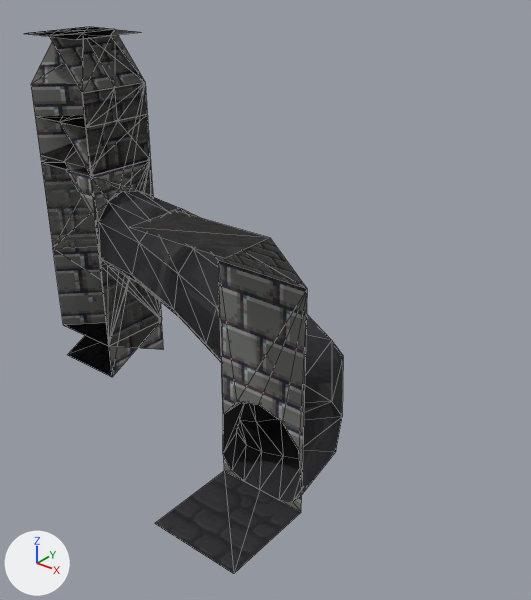
The glTF model objetos glb/wall-chunks.glb: old version first, new version second.
One viewpoint serves both versions: a 50 mm camera at (7.7, -6.06, 4.99) aimed at (2.71, 0.18, 1.12). Arrows for +X, +Y and +Z are at lower left; the lights stay in place. The picture after the commit comes second. Mesh edges are drawn as thin lines. Where no turn or scale is listed for an object, it has been applied to the vertices.

The first picture shows 'corner-alta-col', 'diagonal_1-alta-col', 'diagonal_1-col', 'ground_inclinado-col', 'wall-agujero-col', 'wall-alta-col', 'wall-alta-falsa-col', 'wall-alta-falsa-union2-col', 'wall-baja-col', 'wall_inclinada-col' and 8 more.
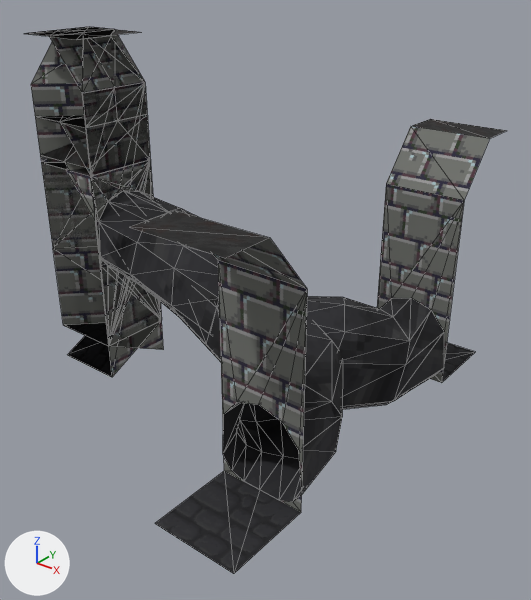
What differs and where, as boxes [x1, y1, x2, y2] in the pictures (531 x 600 px):
'wall-agujero-mirror-col', added: after [45, 115, 507, 410]
    faces in mat_suelo: [70, 190, 475, 410]
    faces in mat_paredes (picture img_walldungeon_completo): [60, 122, 490, 383]
    faces in mat_techo (picture img_jaulatortura_textura_antorcha): [45, 115, 507, 138]
'diagonal_1-col', unchanged, covered by the edit: before [41, 163, 98, 248]; after [41, 163, 97, 248]

The edits, one by one:
Mesh me_plano_026 is new.
It has 127 vertices, 210 faces and spans x -0.5..4.51, y -0.55..2.5, z -0.06..3.0.
Faces by material slot: [32, 174, 4].
It uses material mat_paredes (picture img_walldungeon_completo).
It uses material mat_suelo.
It uses material mat_techo (picture img_jaulatortura_textura_antorcha).
Object 'wall-agujero-mirror-col' (ob_wall_agujero_mirror_col) is new; it shows me_plano_026.
Its location is (0.0, 0.0, 0.0).
